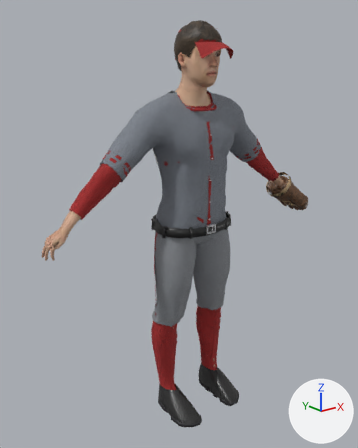
A saved change to the glTF model assets/optimized/lod1/player_away_of.glb.
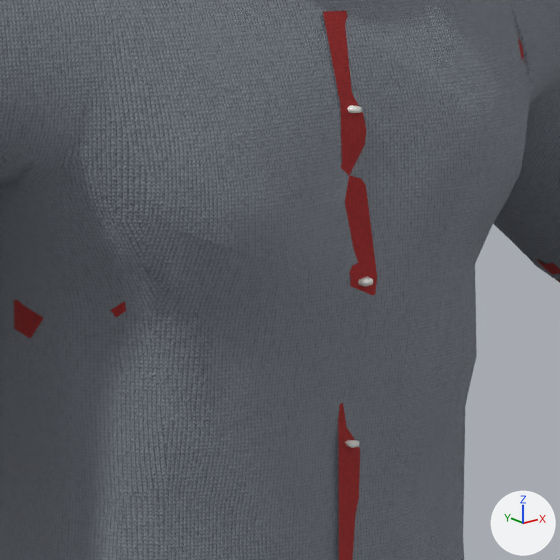
The first picture shows the older version from a 50 mm camera at (-1.467, -1.766, 1.676) aimed at (-0.015, 0.049, 0.95). The close-ups show the older and then the newer version on the part from 45% to 67% of the width and 27% to 44% of the height of that picture. Only the edits that show in the close-ups are written down. Every picture has the same lights, and +X, +Y and +Z are marked at lower right. Vertices at exactly the same position are counted once.

Names of what the first close-up shows: 'Gear_Piping', 'Jersey', 'Undershirt' and 1 more.
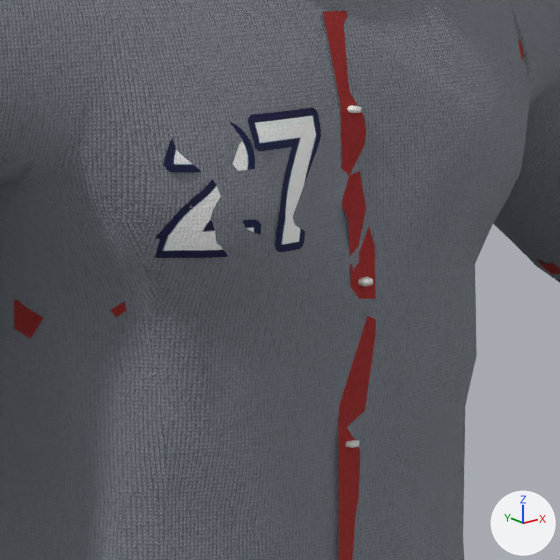
Changed parts and their boxes [x1, y1, x2, y2] in the close-ups (560 x 560 px):
'Jersey_FrontNumberDecal', added: after [155, 108, 321, 258]
part 1 of me_gear_piping, built on: before [339, 179, 377, 427]; after [339, 171, 376, 427]

Edits to the bpy script that builds the scene:
```text
Add img_jersey_decal_frontnum_tex:
    img_jersey_decal_frontnum_tex = load_image('jersey_decal_frontnum_tex', '_unpacked/jersey_decal_frontnum_tex', 256, 256, 'sRGB')
Add mat_jersey_decal_frontnum:
    mat_jersey_decal_frontnum = bpy.data.materials.new('jersey_decal_frontnum')
    # uses the picture img_jersey_decal_frontnum_tex
    # uses the picture img_knit_normal
Change me_gear_piping:
    where me_gear_piping.from_pydata(...)  # 251 vertices, 245 faces; spans x -0.437..0.441, y -0.164..0.076, z 0.354..1.456
    used by ob_gear_piping; location = (0.0, 0.0, 0.0)
    me_gear_piping part 1: 1 vertex removed from x 0.01, y -0.164, z 1.302; 4 vertices added at x -0.009..0.01, y -0.164..-0.153, z 1.267..1.337
Add me_jersey_frontnumberdecal:
    me_jersey_frontnumberdecal.from_pydata(...)  # 27 vertices, 37 faces; spans x -0.1559..-0.0148, y -0.1703..-0.0884, z 1.2946..1.4354
    me_jersey_frontnumberdecal.materials.append(mat_jersey_decal_frontnum)
Add ob_jersey_frontnumberdecal:
    ob_jersey_frontnumberdecal = bpy.data.objects.new('Jersey_FrontNumberDecal', me_jersey_frontnumberdecal)
    ob_jersey_frontnumberdecal.location = (0.0, 0.0, 0.0)
```
